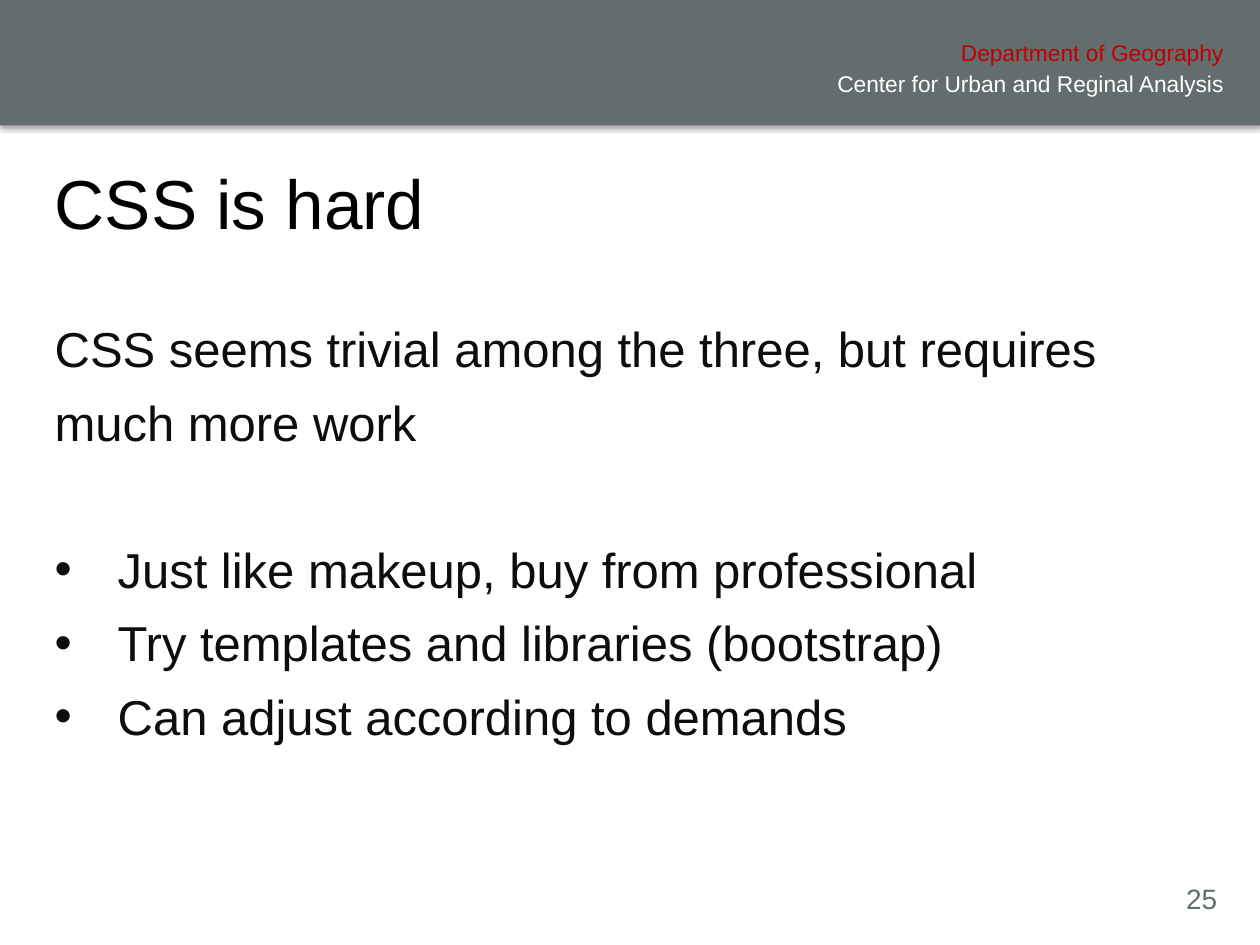
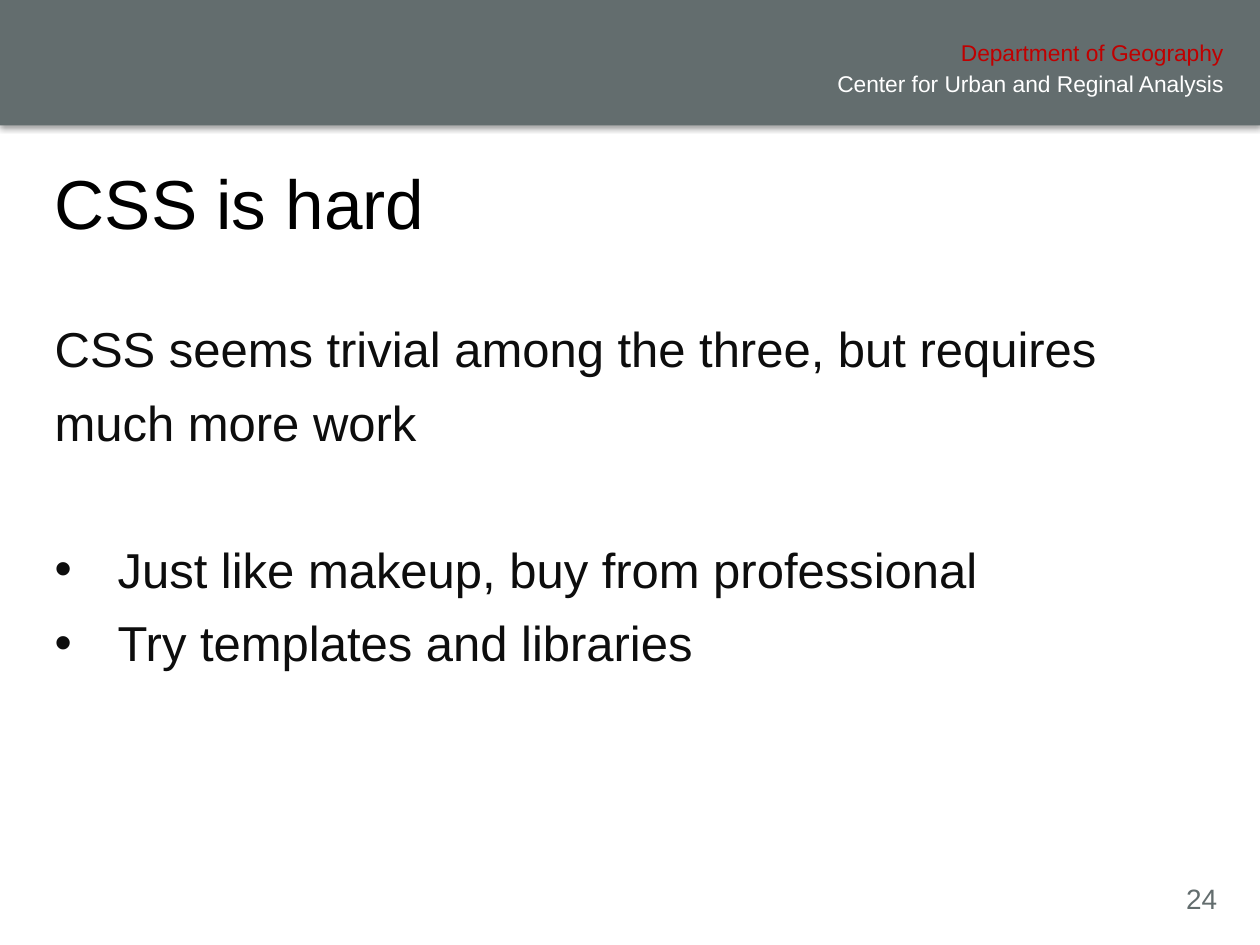
Before and after one commit to xiaohuiliugis/UCGIS-Fullstack-Geovisualization-Workshop, a slide deck: slide 24 of doc/presentation.pptx (slide 25 before the commit). Drawn at 1260x945 pixels with LibreOffice and Linux fonts; fonts in the diff are those of the drawing; background and template pictures are left out. Boxes give left, top, right and bottom in pixels: in the first picture for what was removed or moved away, otherwise in the second. Text is boxed around its words. In the diff, an @@ line names an element or a change of style, - is before the commit and + after.

```diff
--- a/doc/presentation.pptx
+++ b/doc/presentation.pptx
@@ text at (118, 625, 692, 671): text changed @@
-• Try templates and libraries (bootstrap)
-• Can adjust according to demands
+• Try templates and libraries
@@ page number at (1186, 889, 1217, 909): text changed @@
-25
+24
```
Also in this commit, not shown: 6 other slides changed, 1 slide removed, 2 other files.
